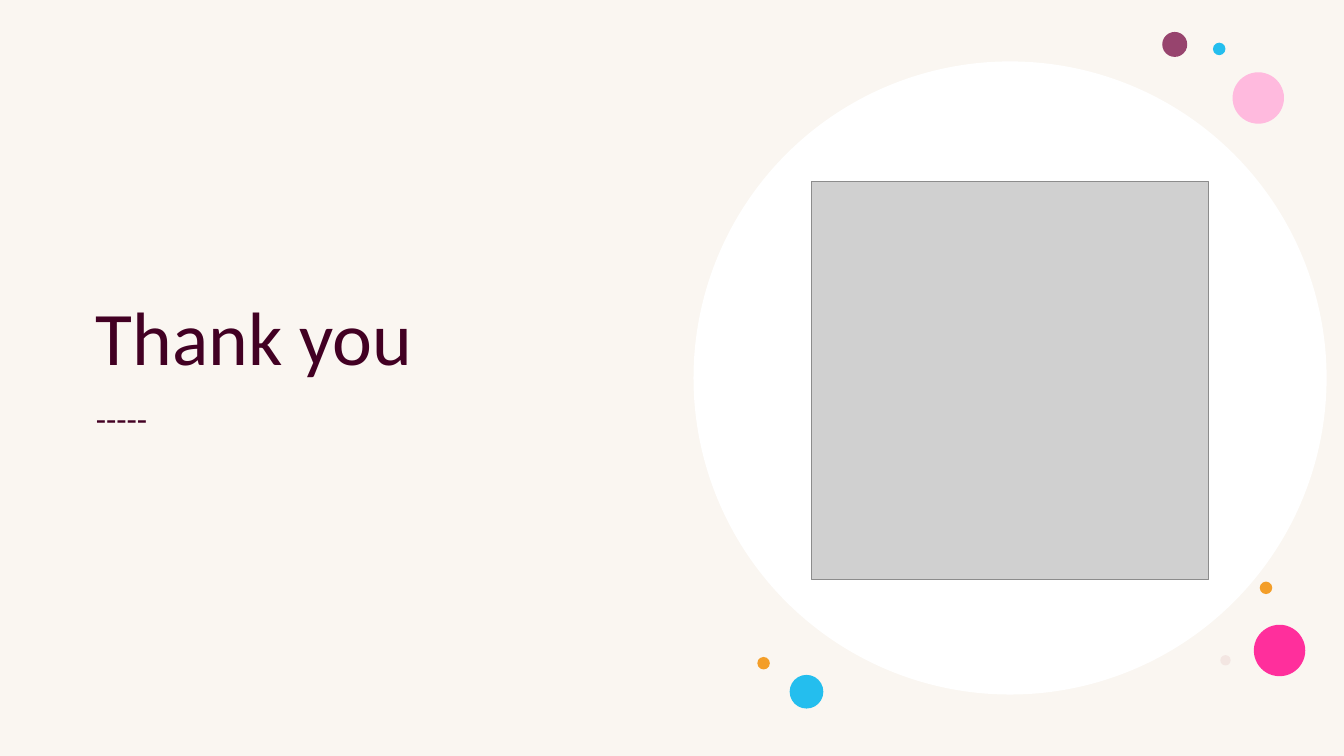
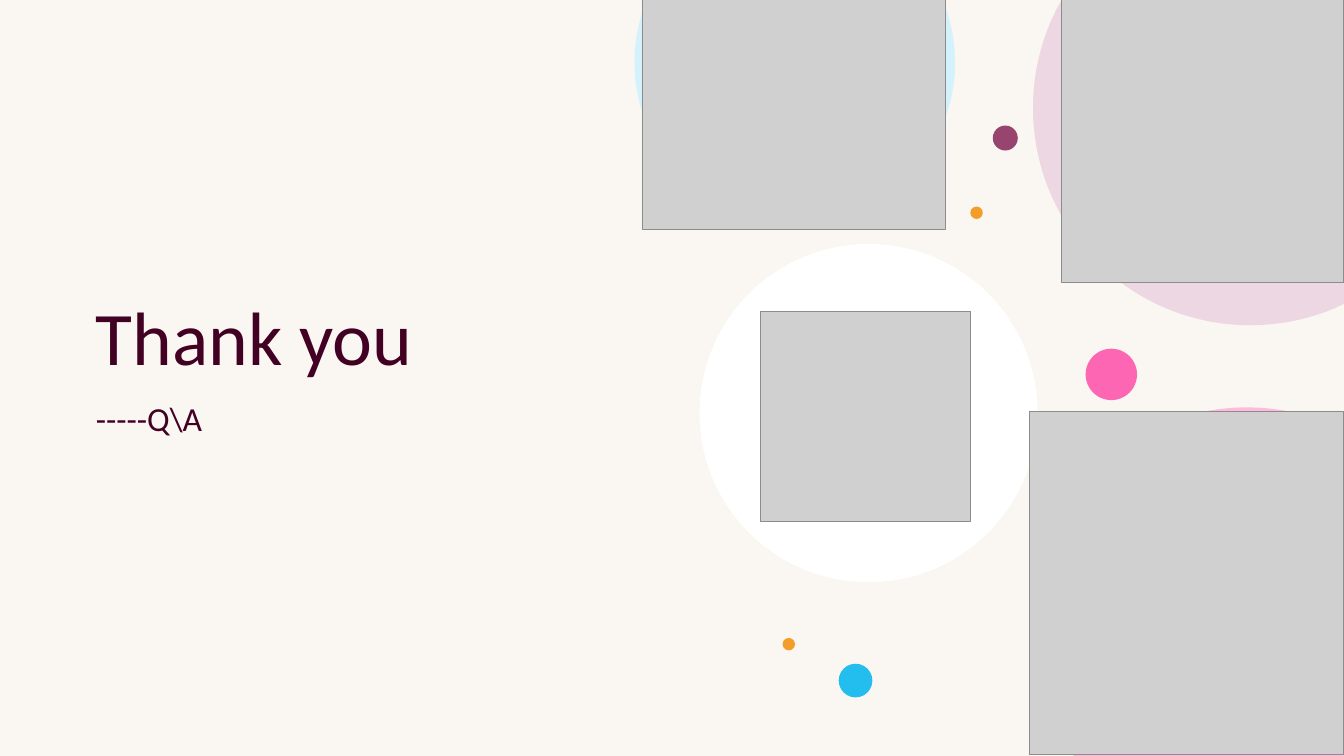
Before and after one commit to irumvag/HealthRiskModel, a slide deck: slide 15 of docs/IKIBONDO.pptx (slide 13 before the commit). Drawn at 1344x756 pixels with LibreOffice and Linux fonts; fonts in the diff are those of the drawing; grey boxes stand for pictures. Boxes give left, top, right and bottom in pixels: in the first picture for what was removed or moved away, otherwise in the second. Text is boxed around its words. In the diff, an @@ line names an element or a change of style, - is before the commit and + after.

```diff
--- a/docs/IKIBONDO.pptx
+++ b/docs/IKIBONDO.pptx
@@ freeform shape added at [634, 0, 955, 222], fill #D3F2FC @@
@@ picture added at [642, 0, 946, 230] @@
@@ freeform shape added at [1033, 0, 1344, 326], fill #EDD7E2 @@
@@ picture added at [1062, 0, 1344, 282] @@
@@ group removed at [1213, 42, 1306, 677]: 4 ellipses @@
@@ ellipse: place and size @@
-ellipse at [1163, 32, 1188, 57]
+ellipse at [993, 126, 1018, 151]
@@ ellipse: place and size @@
-ellipse at [1260, 582, 1272, 594]
+ellipse at [971, 207, 983, 219]
@@ ellipse: place and size @@
-ellipse at [694, 62, 1327, 695]
+ellipse at [700, 244, 1038, 583]
@@ picture: place and size @@
-picture at [812, 182, 1209, 580]
+picture at [760, 312, 971, 522]
@@ ellipse added at [1086, 349, 1137, 400], fill #FF2F9C at 72% opacity @@
@@ text removed at [86, 397, 642, 580] @@
------
@@ text added at [96, 407, 202, 436], 24 pt, text #420023 @@
+-----Q\A
@@ picture added at [1029, 411, 1344, 755] @@
@@ freeform shape added at [1030, 407, 1344, 756], fill #FFBADE @@
@@ ellipse: place and size @@
-ellipse at [757, 657, 769, 669]
+ellipse at [782, 638, 795, 650]
@@ ellipse: place and size @@
-ellipse at [789, 676, 823, 709]
+ellipse at [839, 663, 872, 697]
```
Also in this commit, not shown: 8 other slides changed, 2 slides added, 19 other files.
